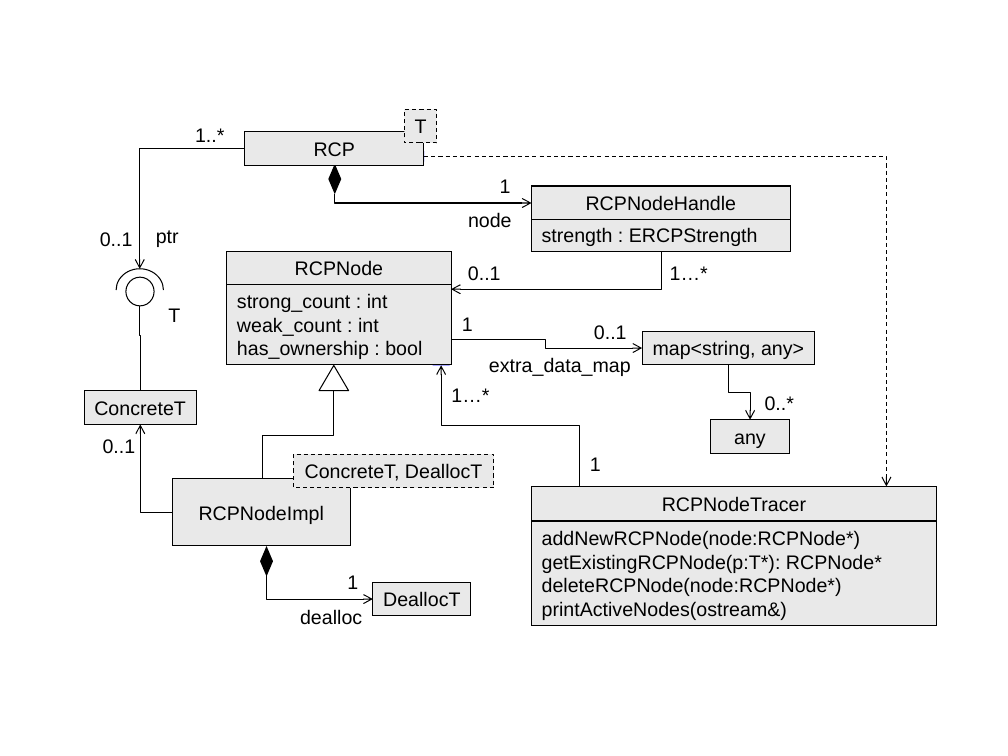
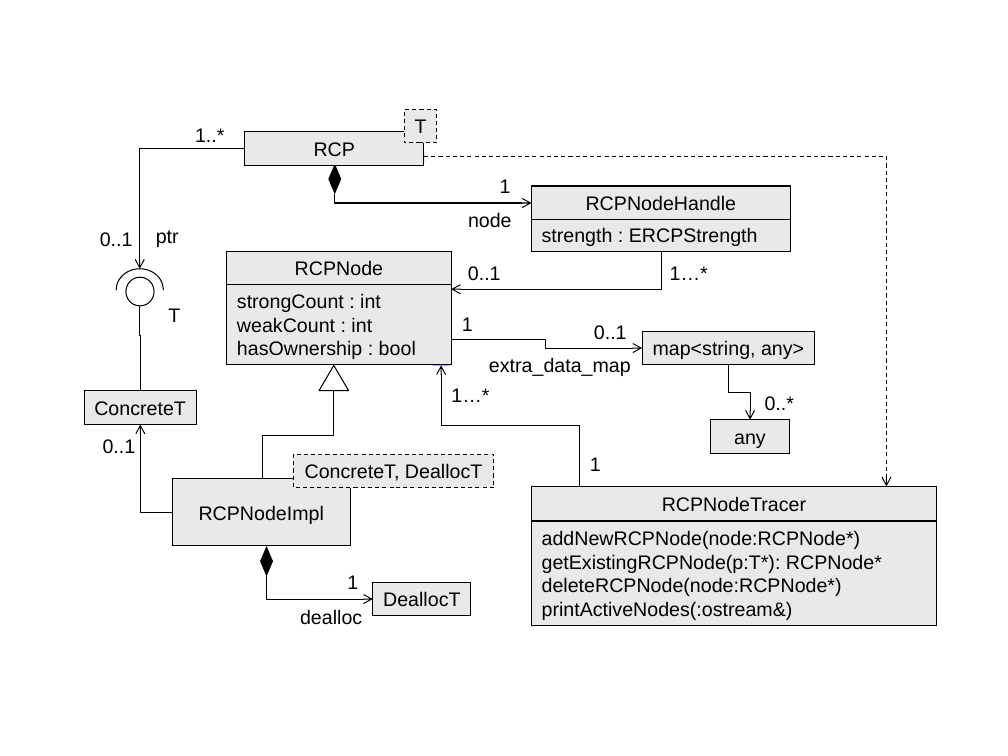
Before and after one commit to bartlettroscoe/TeuchosMMDocs, a slide deck: slide 1 of memory_management_report/TeuchosRCPDesign.ppt. Drawn at 1008x756 pixels with LibreOffice and Linux fonts; fonts in the diff are those of the drawing. Boxes give left, top, right and bottom in pixels: in the first picture for what was removed or moved away, otherwise in the second. Text is boxed around its words. In the diff, an @@ line names an element or a change of style, - is before the commit and + after.

```diff
--- a/memory_management_report/TeuchosRCPDesign.ppt
+++ b/memory_management_report/TeuchosRCPDesign.ppt
@@ text in rectangle at box(237, 293, 416, 359): text changed @@
-strong_count : int
-weak_count : int
-has_ownership : bool
+strongCount : int
+weakCount : int
+hasOwnership : bool
@@ text in rectangle at box(542, 601, 793, 620): text changed @@
-printActiveNodes(ostream&)
+printActiveNodes(:ostream&)
```
Also in this commit, not shown: 6 other files.
